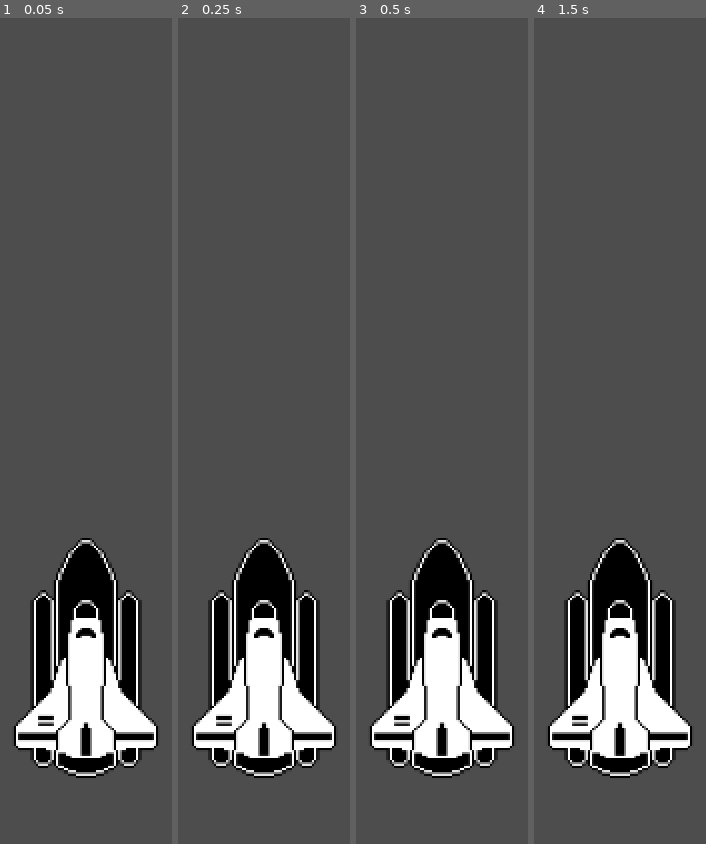
Above: before the commit, frames 1-4 (left to right).
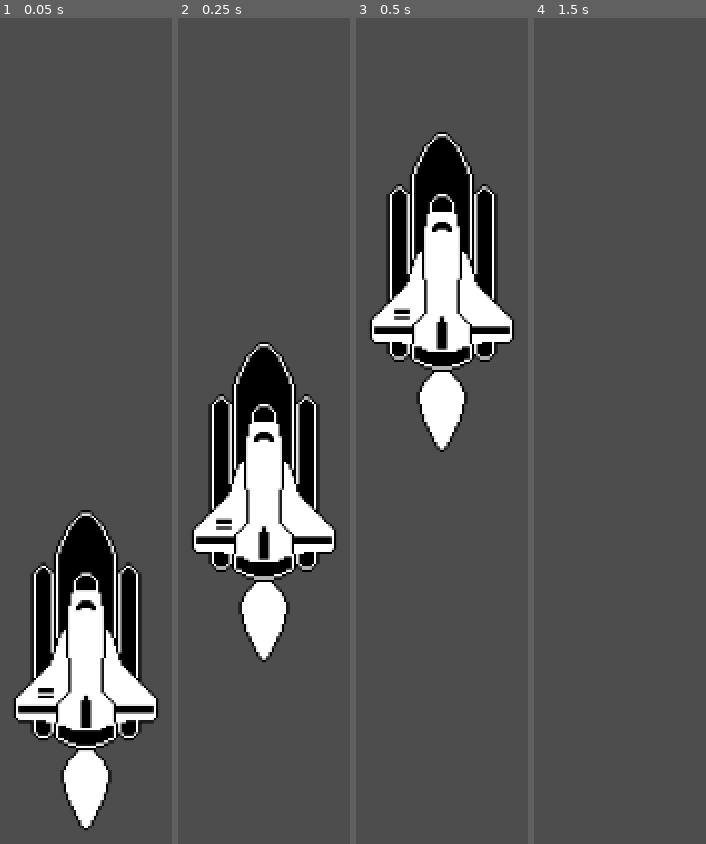
Above: after the commit, the same moments.

Repository: jonaskinnvall/rocket-launch-godot-4
Game: Godot game, scene res://world.tscn
Same seed, same stepped clock (60 frames per second), same inputs: the game is played once before the commit and once after it.
Inputs:
- Up to frame 1 (0.05 s): no input
- Up to frame 2 (0.25 s): no input
- Up to frame 3 (0.5 s): no input
- Up to frame 4 (1.5 s): tap Enter at 1.25 s

The runs differ from the first frame. In frame 1, 12% of the frame differs, in the area x 8-92%, y 59-99%; in frame 2, 30%; in frame 3, 34%, in the area x 8-92%, y 13-93%; in frame 4, 16%.

Commit message:
feat: add animation to rocket
- Rocket launch animation
- Also update names of sprite2D nodes

Diff:
--- a/world.gd
+++ b/world.gd
@@ -1,6 +1,8 @@
 extends Node2D
+
+@onready var animation_player = $AnimationPlayer
 
 
 # Called when the node enters the scene tree for the first time.
 func _ready():
-	print("hello world")
+	animation_player.play("launch")
--- a/world.tscn
+++ b/world.tscn
@@ -1,12 +1,58 @@
-[gd_scene load_steps=3 format=3 uid="uid://y8pe7ehapjrm"]
+[gd_scene load_steps=7 format=3 uid="uid://y8pe7ehapjrm"]
 
 [ext_resource type="Script" path="res://world.gd" id="1_dpciy"]
 [ext_resource type="Texture2D" uid="uid://dbjg6mrbw7off" path="res://rocket_ship.png" id="1_paqm0"]
+[ext_resource type="Texture2D" uid="uid://djj1ujv0cynsc" path="res://rocket_ship_launch.png" id="3_5dbwd"]
+
+[sub_resource type="Animation" id="Animation_gd4uq"]
+resource_name = "launch"
+tracks/0/type = "value"
+tracks/0/imported = false
+tracks/0/enabled = true
+tracks/0/path = NodePath("Rocket:position")
+tracks/0/interp = 1
+tracks/0/loop_wrap = true
+tracks/0/keys = {
+"times": PackedFloat32Array(0, 1),
+"transitions": PackedFloat32Array(1, 1),
+"update": 0,
+"values": [Vector2(640, 512), Vector2(640, -160)]
+}
+
+[sub_resource type="Animation" id="Animation_pf53a"]
+length = 0.001
+tracks/0/type = "value"
+tracks/0/imported = false
+tracks/0/enabled = true
+tracks/0/path = NodePath("Rocket:position")
+tracks/0/interp = 1
+tracks/0/loop_wrap = true
+tracks/0/keys = {
+"times": PackedFloat32Array(0),
+"transitions": PackedFloat32Array(1),
+"update": 0,
+"values": [Vector2(640, 512)]
+}
+
+[sub_resource type="AnimationLibrary" id="AnimationLibrary_kw27c"]
+_data = {
+"RESET": SubResource("Animation_pf53a"),
+"launch": SubResource("Animation_gd4uq")
+}
 
 [node name="World" type="Node2D"]
 script = ExtResource("1_dpciy")
 
-[node name="Sprite2D" type="Sprite2D" parent="."]
+[node name="Rocket" type="Sprite2D" parent="."]
 position = Vector2(640, 512)
 scale = Vector2(2, 2)
 texture = ExtResource("1_paqm0")
+
+[node name="RocketFlare" type="Sprite2D" parent="Rocket"]
+position = Vector2(2.08165e-12, 16)
+texture = ExtResource("3_5dbwd")
+
+[node name="AnimationPlayer" type="AnimationPlayer" parent="."]
+libraries = {
+"": SubResource("AnimationLibrary_kw27c")
+}
